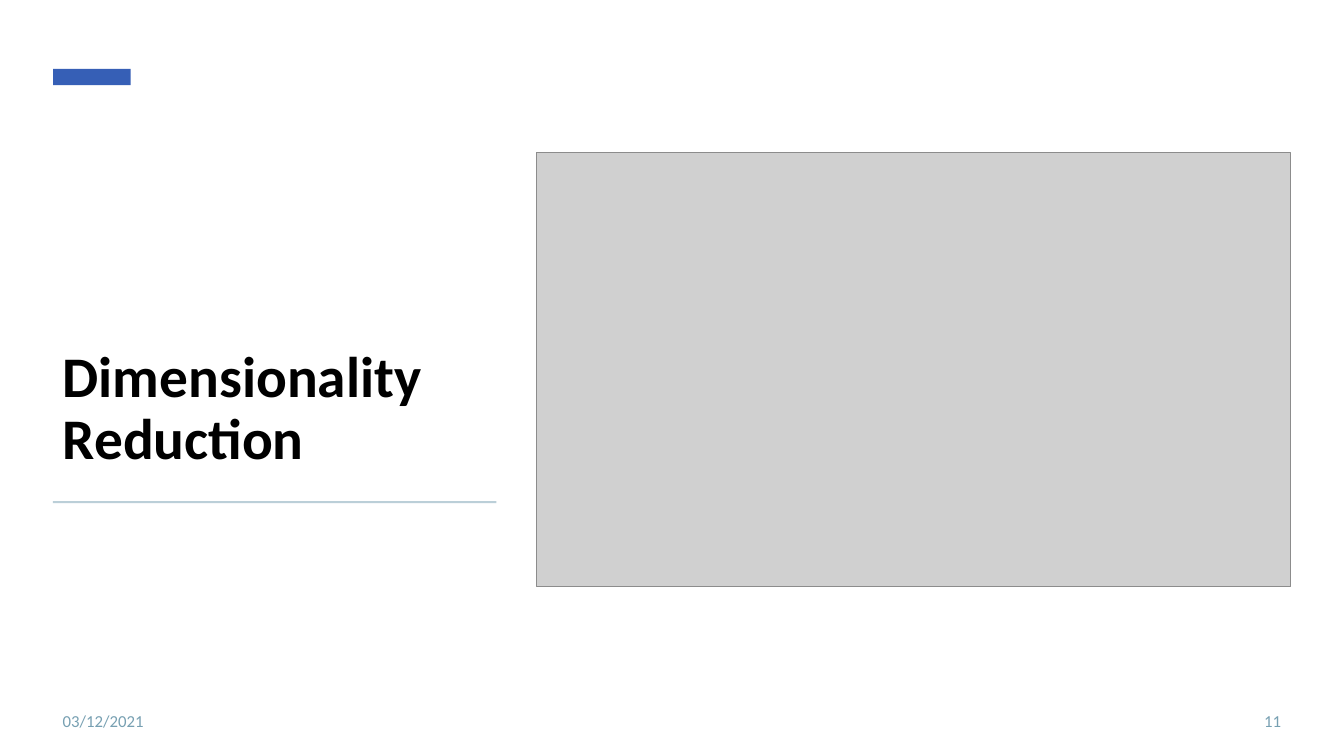
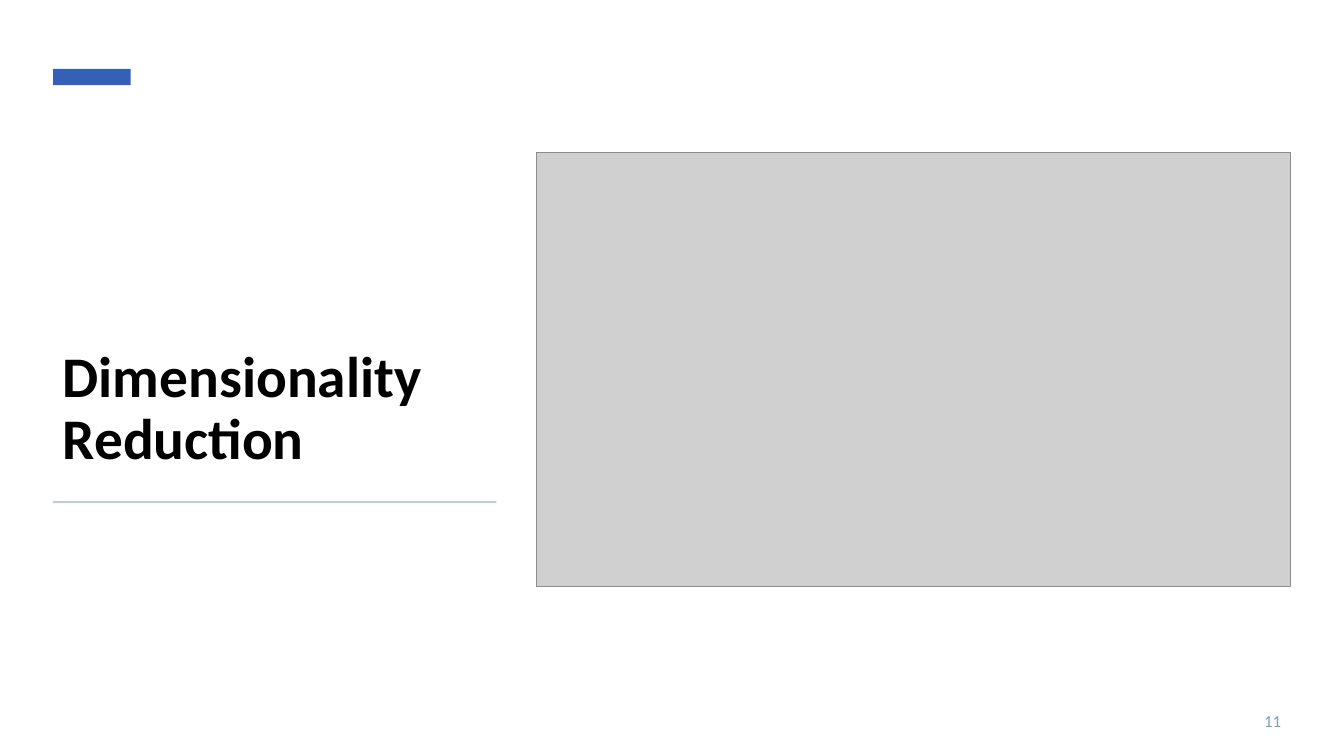
Before and after one commit to AlexisGuillotin/Projet-python, a slide deck: slide 11 of Detection de fraude.pptx. Drawn at 1344x756 pixels with LibreOffice and Linux fonts; fonts in the diff are those of the drawing; grey boxes stand for pictures. Boxes give left, top, right and bottom in pixels: in the first picture for what was removed or moved away, otherwise in the second. Text is boxed around its words. In the diff, an @@ line names an element or a change of style, - is before the commit and + after.

Commit message:
update presentation

```diff
--- a/Detection de fraude.pptx
+++ b/Detection de fraude.pptx
@@ text removed at (x1=63, y1=715, x2=144, y2=728) @@
-03/12/2021
```
Also in this commit, not shown: 7 other slides changed.
